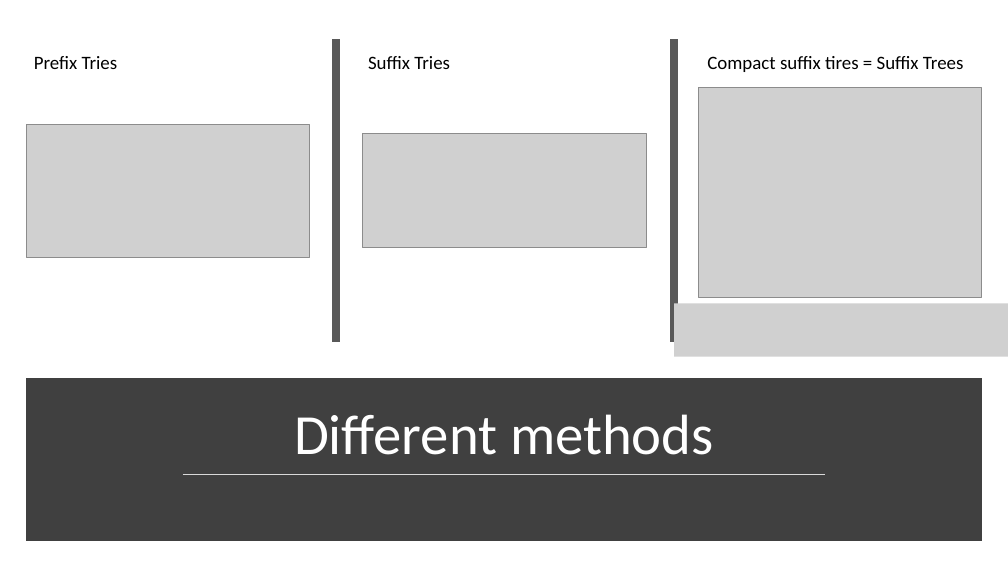
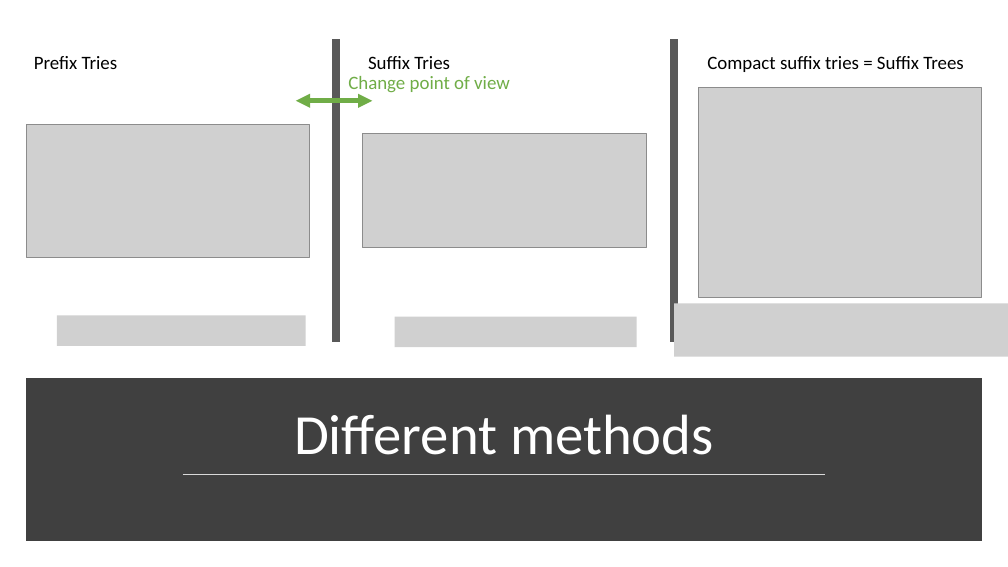
Before and after one commit to Coohrentiin/Index-structure-and-mapping, a slide deck: slide 7 of EXAM-Genome mapping.pptx. Drawn at 1008x567 pixels with LibreOffice and Linux fonts; fonts in the diff are those of the drawing; grey boxes stand for pictures. Boxes give left, top, right and bottom in pixels: in the first picture for what was removed or moved away, otherwise in the second. Text is boxed around its words. In the diff, an @@ line names an element or a change of style, - is before the commit and + after.

```diff
--- a/EXAM-Genome mapping.pptx
+++ b/EXAM-Genome mapping.pptx
@@ text at box(707, 56, 964, 72): text changed @@
-Compact suffix tires = Suffix Trees
+Compact suffix tries = Suffix Trees
@@ text added at box(348, 76, 510, 95), 18 pt, text #70AD47 @@
+Change point of view
@@ double arrow added from (372, 101) to (296, 101), #70AD47 4.5 pt @@
@@ picture added at box(57, 315, 306, 346) @@
@@ picture added at box(395, 317, 637, 347) @@
```
Also in this commit, not shown: 3 other slides changed, 3 other files.
